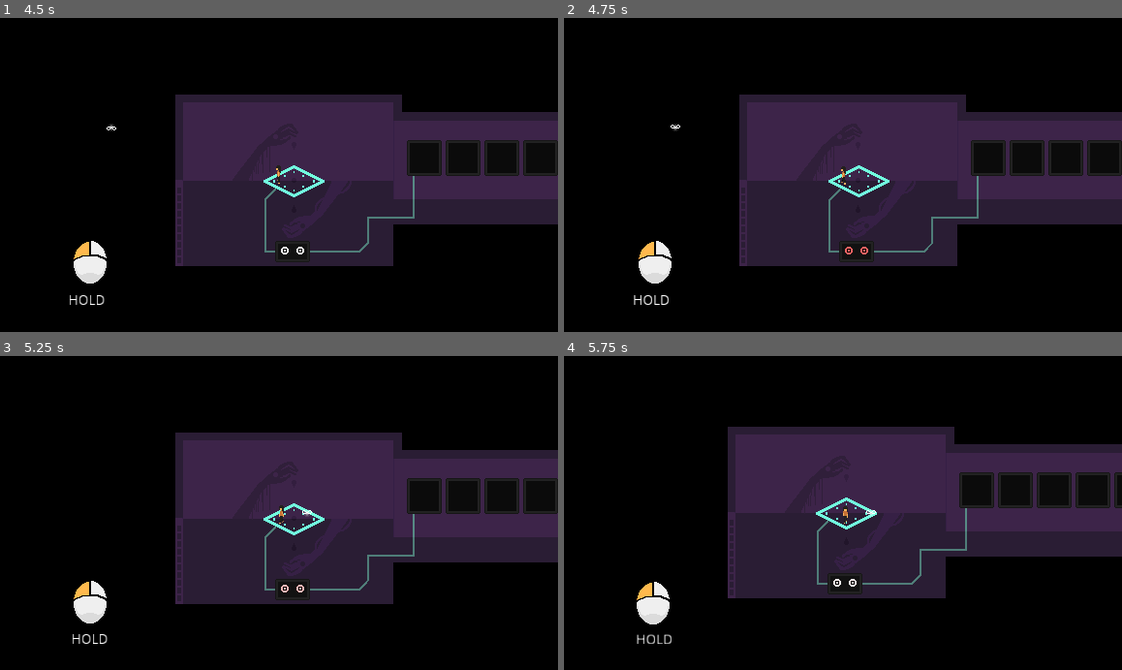
Above: before the commit, frames 1-4 (two rows, left to right).
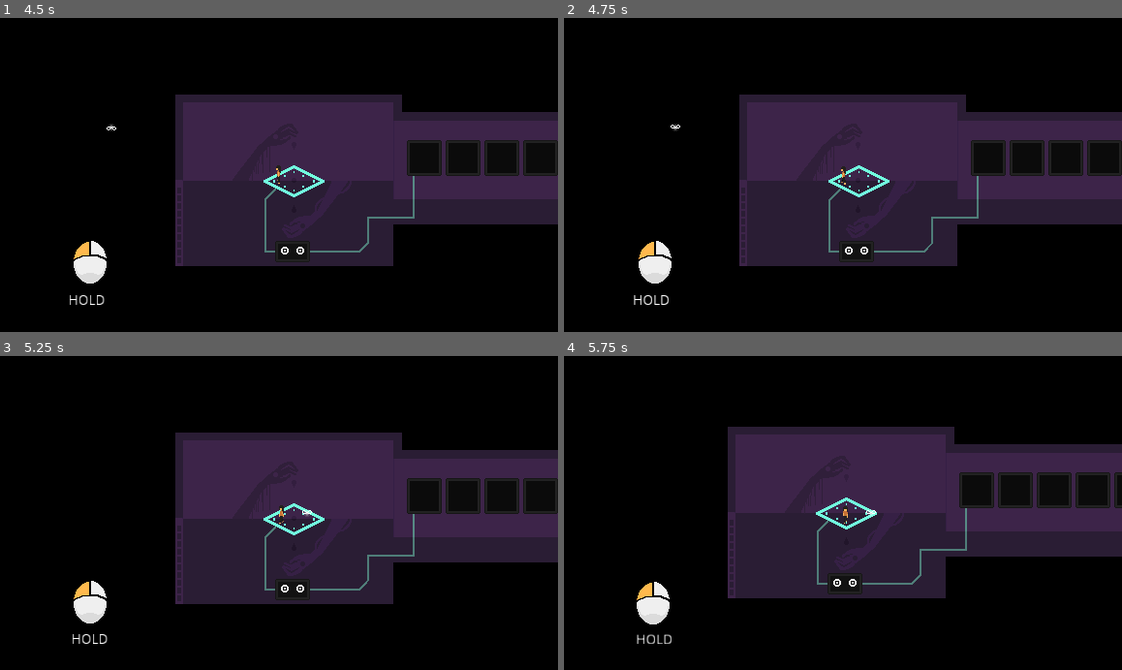
Above: after the commit, the same moments.

Repository: Lilith-In-Starlight/xau
Game: Godot game, scene res://game.tscn
Two runs of this game, one before a commit and one after it. Both use one fixed random seed, a clock stepped at 60 frames per second and the inputs below.
Inputs (mouse positions are in pixels of both pictures, inside the frame that each line leads up to):
- Up to frame 1 (4.5 s): move the mouse to (401, 159) at 0.52 s; press the mouse at (401, 159) at 0.53 s; hold D (right) 0.53-1.28 s; tap Space (confirm) at 0.6, 1.55, 2.1, 3.05 s; move the mouse to (167, 190) at 1.27 s; release the mouse at (167, 190) at 1.28 s; hold S (down) 1.28-2.03 s; click (167, 190) at 1.35 s; move the mouse to (334, 105) at 2.02 s; press the mouse at (334, 105) at 2.03 s; hold D (right) 2.03-2.78 s; move the mouse to (251, 237) at 2.77 s; release the mouse at (251, 237) at 2.78 s; hold W (up) 2.78-3.53 s; click (251, 237) at 2.85 s; move the mouse to (446, 222) at 3.52 s; press the mouse at (446, 222) at 3.53 s; hold A (left) from 3.53 s (still down); right-click (446, 222) at 3.6 s; move the mouse to (111, 127) at 4.27 s; release the mouse at (111, 127) at 4.28 s; tap Z (undo) at 4.35 s
- Up to frame 2 (4.75 s): keep holding A (left); tap Space (confirm) at 4.55 s
- Up to frame 3 (5.25 s): move the mouse to (306, 513) at 5.02 s; release A (left) at 5.03 s; hold S (down) from 5.03 s (still down); hold Shift from 5.03 s (still down)
- Up to frame 4 (5.75 s): keep holding S (down); keep holding Shift; click (870, 513) at 5.3 s

Frame 1 is identical in both runs. In frame 2, less than 0.1% of the frame differs, in the area x 50-55%, y 72-76%; in frame 3, less than 0.1%; in frame 4, less than 0.1%.

Commit message:
Limited which puzzles get verified when pressing space

Diff:
--- a/areas/house/house_room_4.tscn
+++ b/areas/house/house_room_4.tscn
@@ -346,3 +346,5 @@
 
 [node name="CollisionPolygon2D4" type="CollisionPolygon2D" parent="WorldCollision"]
 polygon = PoolVector2Array( 305, 145, 305, 248, 296, 248, 296, 145 )
+
+[connection signal="was_solved" from="PuzzleGrid5" to="Door" method="_on_required_was_solved"]
--- a/puzzle_elements/puzzle.gd
+++ b/puzzle_elements/puzzle.gd
@@ -95,7 +95,7 @@
 func _input(delta):
 	if Input.is_action_just_pressed("connect") and is_enabled():
 		display_connections()
-	if Input.is_action_just_pressed("confirm"):
+	if Input.is_action_just_pressed("confirm") and cursor_node.global_position.distance_to(global_position) < 200:
 		if is_enabled():
 			var unhappy_nodes := []
 			for i in get_children():
@@ -156,7 +156,7 @@
 
 ## Whether the puzzle is enabled
 func is_enabled() -> bool:
-	if required_node == null:
+	if required_node == null or Engine.is_editor_hint():
 		return true
 	return required_node.solved
 
